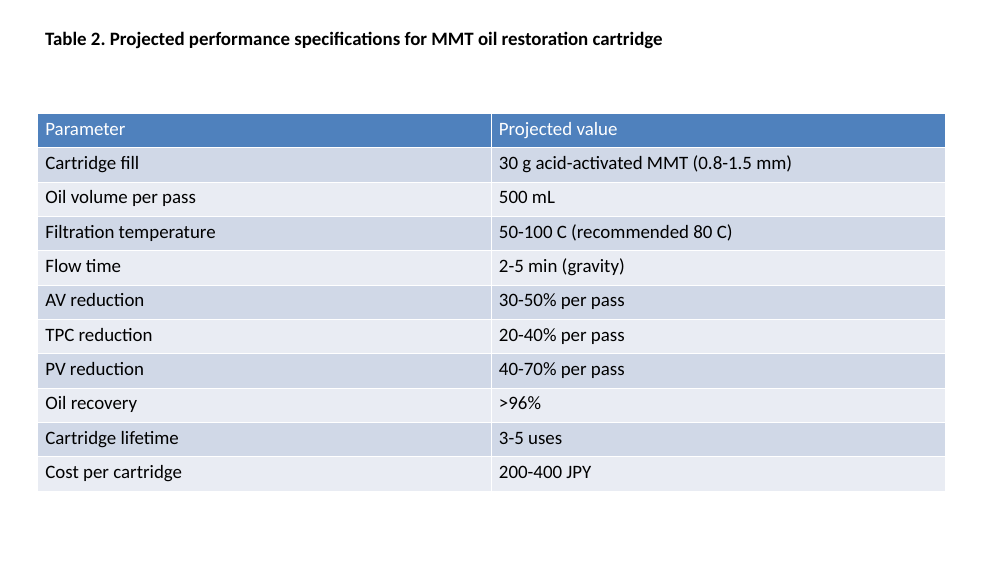
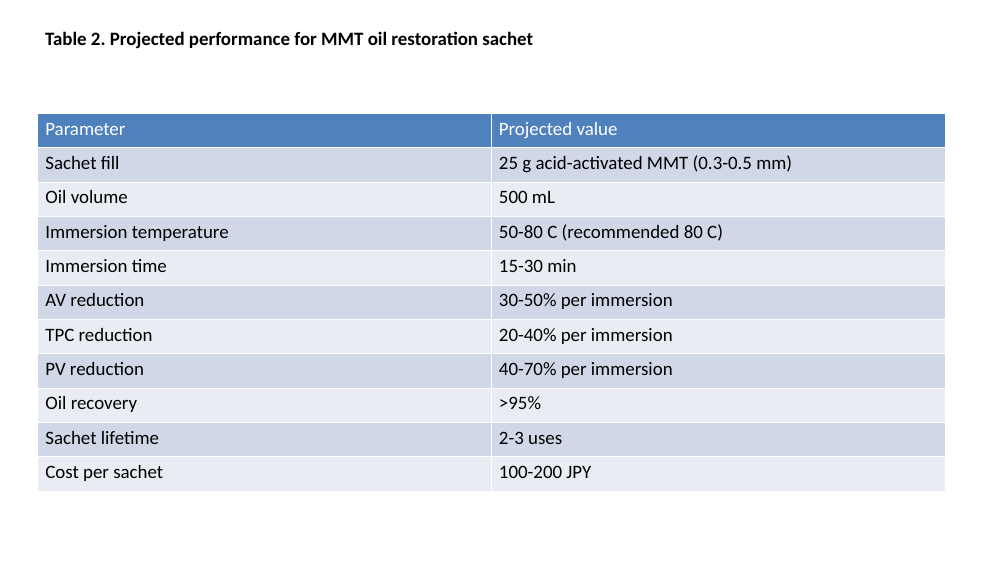
Before and after one commit to bougtoir/medical-accident-its-analysis, a slide deck: slide 2 of montmorillonite_oil/figures_tables.pptx. Drawn at 1008x567 pixels with LibreOffice and Linux fonts; fonts in the diff are those of the drawing. Boxes give left, top, right and bottom in pixels: in the first picture for what was removed or moved away, otherwise in the second. Text is boxed around its words. In the diff, an @@ line names an element or a change of style, - is before the commit and + after.

```diff
--- a/montmorillonite_oil/figures_tables.pptx
+++ b/montmorillonite_oil/figures_tables.pptx
@@ text at <box>45,31,533,48</box>: text changed @@
-Table 2. Projected performance specifications for MMT oil restoration cartridge
+Table 2. Projected performance for MMT oil restoration sachet
@@ table at <box>38,113,945,492</box> @@
-row 2, column 1: Cartridge fill
+row 2, column 1: Sachet fill
-row 2, column 2: 30 g acid-activated MMT (0.8-1.5 mm)
+row 2, column 2: 25 g acid-activated MMT (0.3-0.5 mm)
-row 3, column 1: Oil volume per pass
+row 3, column 1: Oil volume
-row 4, column 1: Filtration temperature
+row 4, column 1: Immersion temperature
-row 4, column 2: 50-100 C (recommended 80 C)
+row 4, column 2: 50-80 C (recommended 80 C)
-row 5, column 1: Flow time
+row 5, column 1: Immersion time
-row 5, column 2: 2-5 min (gravity)
+row 5, column 2: 15-30 min
-row 6, column 2: 30-50% per pass
+row 6, column 2: 30-50% per immersion
-row 7, column 2: 20-40% per pass
+row 7, column 2: 20-40% per immersion
-row 8, column 2: 40-70% per pass
+row 8, column 2: 40-70% per immersion
-row 9, column 2: >96%
+row 9, column 2: >95%
-row 10, column 1: Cartridge lifetime
+row 10, column 1: Sachet lifetime
-row 10, column 2: 3-5 uses
+row 10, column 2: 2-3 uses
-row 11, column 1: Cost per cartridge
+row 11, column 1: Cost per sachet
-row 11, column 2: 200-400 JPY
+row 11, column 2: 100-200 JPY
```
Also in this commit, not shown: 2 other slides changed, 5 other files.
